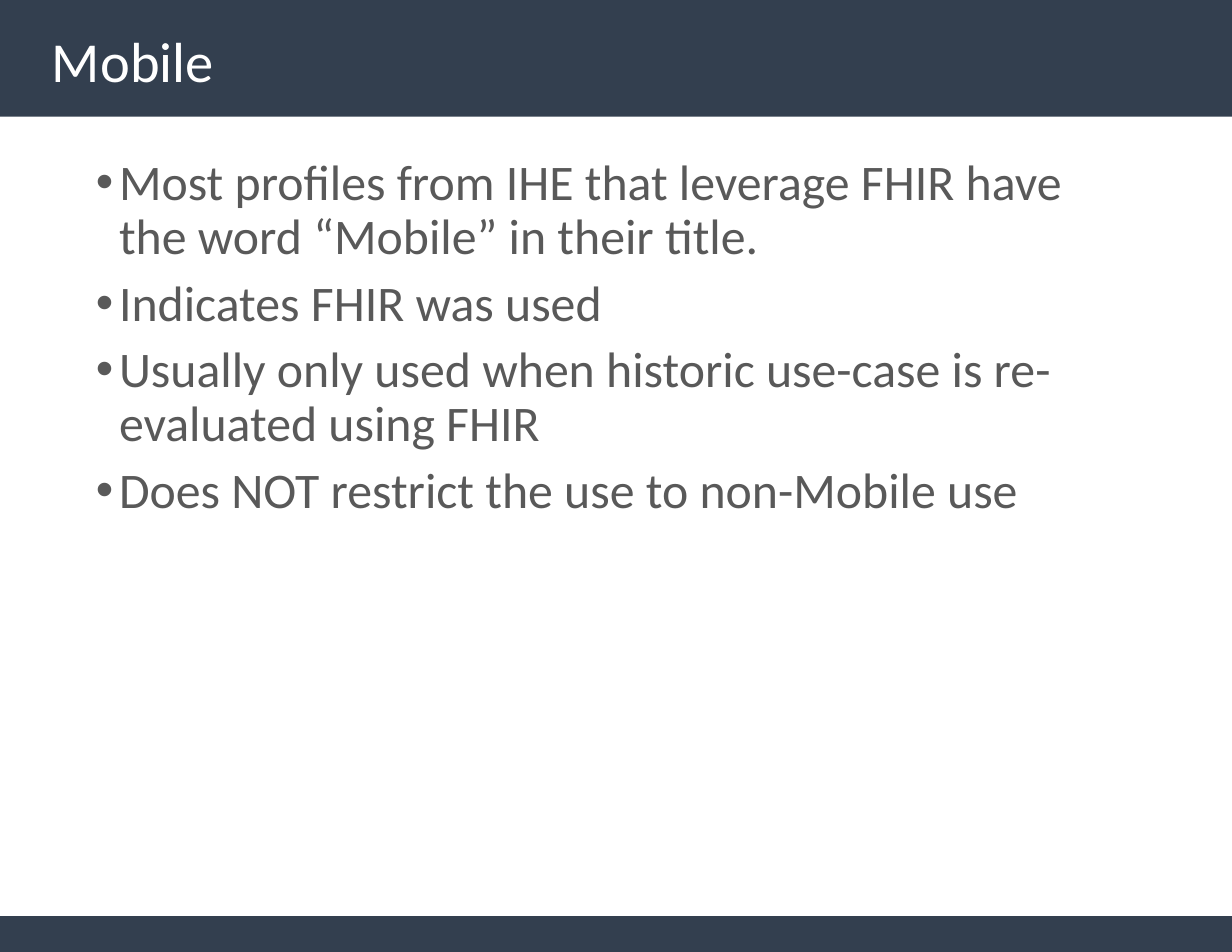
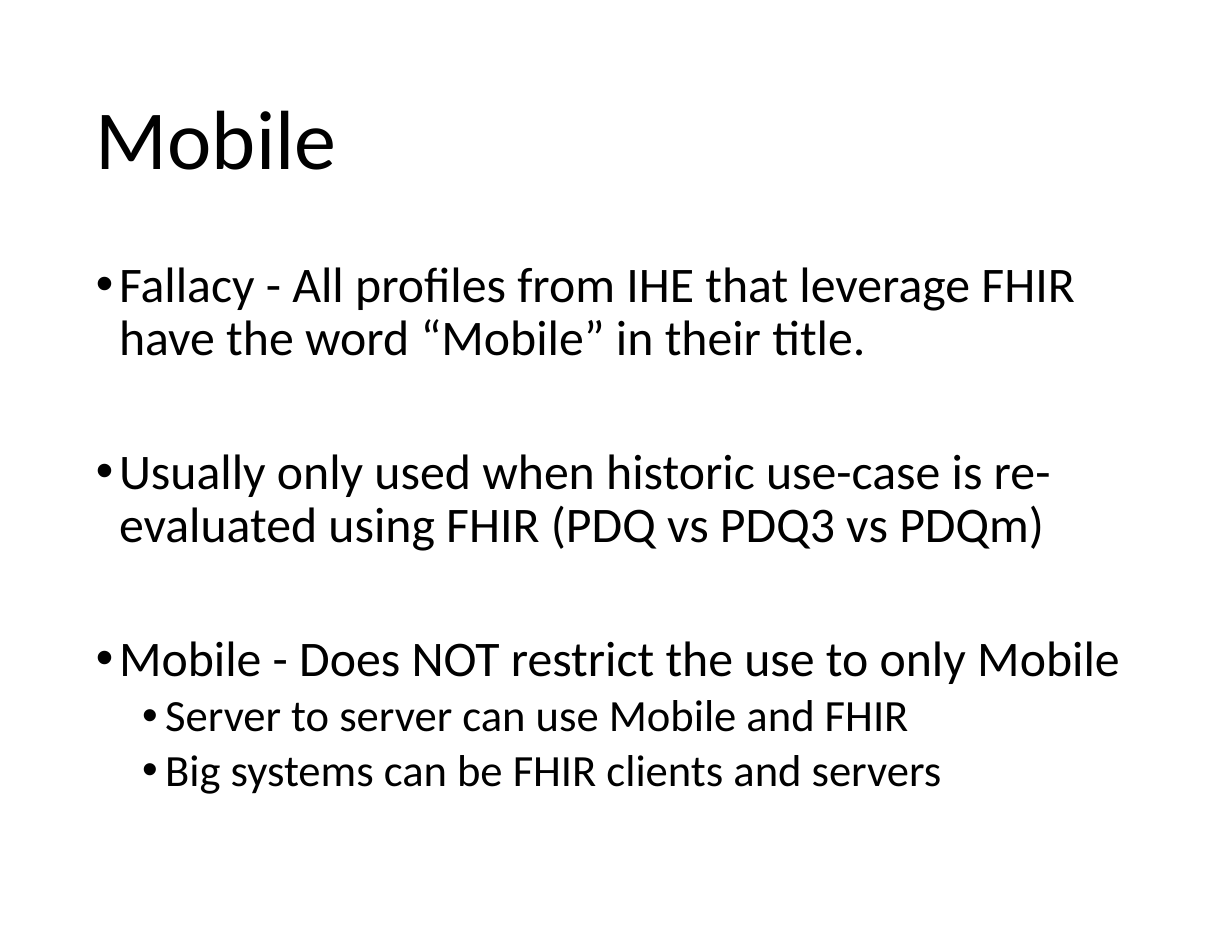
Before and after one commit to IHE/IT-Infrastructure, a slide deck: slide 4 of Presentations/IHE-FHIR-Brief.pptx. Drawn at 1232x952 pixels with LibreOffice and Linux fonts; fonts in the diff are those of the drawing. Boxes give left, top, right and bottom in pixels: in the first picture for what was removed or moved away, otherwise in the second. Text is boxed around its words. In the diff, an @@ line names an element or a change of style, - is before the commit and + after.

Commit message:
Updated IHE-FHIR-Brief and XDSonFHIR

```diff
--- a/Presentations/IHE-FHIR-Brief.pptx
+++ b/Presentations/IHE-FHIR-Brief.pptx
@@ rectangle removed at [0,0,1232,116] @@
@@ title "Mobile": place and size @@
-title "Mobile" at [52,42,214,83]
+title "Mobile" at [96,110,336,170]
@@ title "Mobile" at [96,110,336,170]: size 36.3 to 54 pt, text colour #FFFFFF to #000000 @@
@@ text at [119,267,1120,794]: text changed; text colour #595959 to #000000 @@
-• Most profiles from IHE that leverage FHIR have the word “Mobile” in their title.
-• Indicates FHIR was used
-• Usually only used when historic use-case is re-evaluated using FHIR
-• Does NOT restrict the use to non-Mobile use
+• Fallacy - All profiles from IHE that leverage FHIR have the word “Mobile” in their title.
+• Usually only used when historic use-case is re-evaluated using FHIR (PDQ vs PDQ3 vs PDQm)
+• Mobile - Does NOT restrict the use to only Mobile
+  • Server to server can use Mobile and FHIR
+  • Big systems can be FHIR clients and servers
@@ rectangle removed at [0,916,1232,952] @@
```
Also in this commit, not shown: 13 other slides changed, 2 slides added, 1 slide removed.
